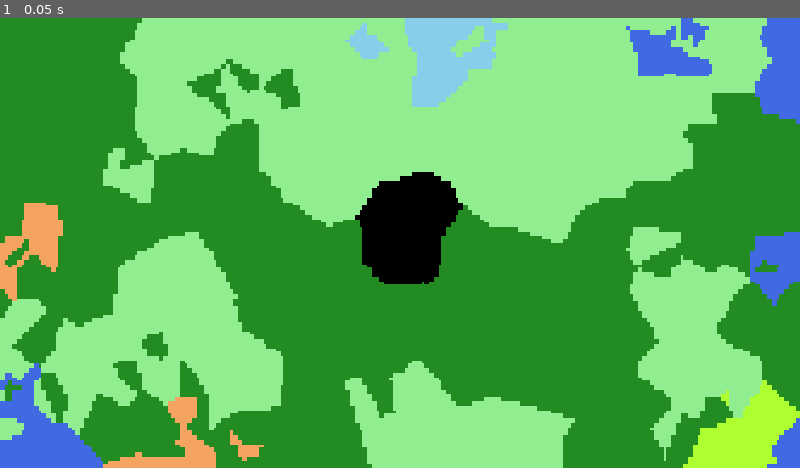
Above: before the commit, frame 1.
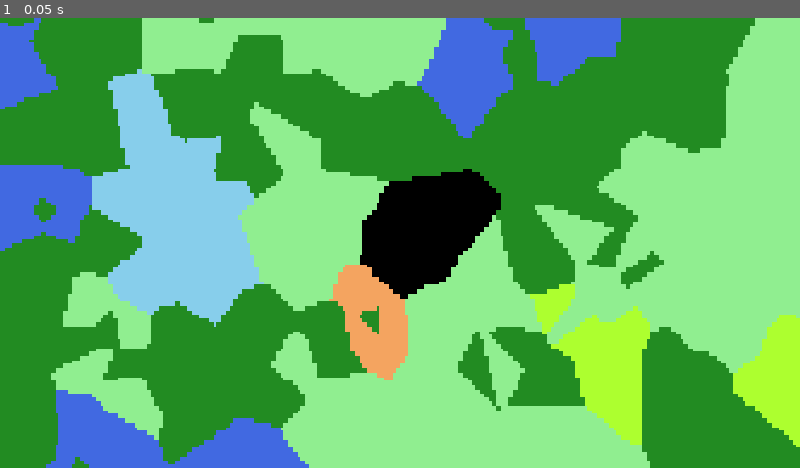
Above: after the commit, the same moment.

Repository: NathanBerglas/ROR-Testing
Game: Godot game, scene res://scenes/BiomeGen/BiomeGen.tscn
Same seed, same stepped clock (60 frames per second), same inputs: the game is played once before the commit and once after it. The project has no main scene, so this scene is started directly.
Inputs:
- Up to frame 1 (0.05 s): no input

The runs differ from the first frame. In frame 1, 67% of the frame differs, in the area x 0-100%, y 0-100%.

Commit message:
Added 1d and 2d poisson disk distribution. Optimized using chunks

Diff:
--- a/balancing/gen.json
+++ b/balancing/gen.json
@@ -1,4 +1,6 @@
 {
+	"x-resolution": 1920,
+	"x-resolution": 1080,
 	"features": [
 		{
 			"name": "origin",
--- a/scripts/NatesBiomeGen.gd
+++ b/scripts/NatesBiomeGen.gd
@@ -11,20 +11,129 @@
 @export var min_distance = 15 # Minimum distance one biome can be from another
 @export var gen_data = JSON
 
+const max_poisson_attempts_1d = 100
+const max_poisson_attempts_2d = 100
+const sphere_packing_constant = 0.8
+
+# FOR DEBUGGING
+#@export var target: PackedScene
+
 func _sigmoid(x):
 	var SIG_SCALE = 1./10. # Scales how fast sigmoid noramlizes
 	return (exp(SIG_SCALE*x) / (1. + exp(SIG_SCALE*x)))
 
+# 1 dimensional poisson disk distribution
+func _poisson_dd_1d(min, max, n: int, density):
+	var start_time = Time.get_ticks_usec()
+	var range = max-min
+	var min_distance = ceil(range/(n-2)) / density # The farthest each can get and still fit divided by density. If density >= 1, all can fit
+	var chunk_count = floor(range / min_distance)
+	var ending_remainder = (range / min_distance) - chunk_count
+
+	var points: PackedInt32Array
+	var chunks: Array[Array] = [] # Each point is placed in a chunk. Each chunk is exactly min_distance wide starting from min (stretches to max)
+	for c in chunk_count: # Initialize the array
+		chunks.push_back([])
+
+	for i in n: # For each point
+		for attempt in max_poisson_attempts_1d: # Cap number of attempts in case to prevent infinite loop
+			var sucess = true
+			var x = randi_range(min, max)
+			# Assign which chunk it is in
+			var chunk_id = min(floor(x / min_distance),chunk_count-1) # To not overrun
+			#if (max - x) <= ending_remainder : # If it's too close to the last chunk and the last one must be extended
+			#		chunk_id = chunk_count-1
+			if (chunk_id > 0): # If it's not in the first chunk
+				for p in chunks[chunk_id-1]: # Check for each point in the previous chunk
+					if (abs(p - x) < min_distance):
+						sucess = false # Then this point is too close to a previous point
+						break
+			if sucess: # If the point has failed, stop checking
+				for p in chunks[chunk_id]: #Check for each point in this chunk
+					if (abs(p - x) < min_distance):
+						sucess = false
+						break
+			if (sucess and chunk_id < (chunk_count-1)): # If it's not in the next chunk
+				for p in chunks[chunk_id+1]: #Check for each point in the previous chunk
+					if (abs(p - x) < min_distance):
+						sucess = false
+						break
+			if (sucess):
+				chunks[chunk_id].push_back(x)
+				points.push_back(x)
+				break
+			if (attempt == max_poisson_attempts_1d):
+				print("Timed out!")
+	#print(Time.get_ticks_usec() - start_time, " microseconds passed") # Debugging
+	return points
+
+# 1 dimensional poisson disk distribution
+func _poisson_dd_2d(top_left: Vector2, bottom_right: Vector2, n: int, density: float):
+	var start_time = Time.get_ticks_usec()
+	var range_x = bottom_right.x-top_left.x
+	var range_y = bottom_right.y-top_left.y
+	var min_distance = sqrt((range_x * range_y) / (n * PI * sphere_packing_constant))  # The farthest each can get and still fit divided by density. If density >= 1, all can fit
+	var chunk_count_x = floor(range_x / min_distance)
+	var chunk_count_y = floor(range_y / min_distance)
+	var ending_remainder_x = (range_x / min_distance) - chunk_count_x
+	var ending_remainder_y = (range_y / min_distance) - chunk_count_y
+
+	var points: PackedVector2Array
+	var chunks: Array # Each point is placed in a chunk. Each chunk is exactly min_distance_x wide starting from min (stretches to max)
+	for cx in chunk_count_x: # Initialize the array
+		chunks.push_back([])
+		for cy in chunk_count_y:
+			chunks[cx].push_back([])
+
+	for i in n: # For each point
+		for attempt in max_poisson_attempts_2d: # Cap number of attempts in case to prevent infinite loop
+			var sucess = true
+			var x = Vector2(randi_range(top_left.x, bottom_right.x),randi_range(top_left.y, bottom_right.y))
+			# FOR WORLD GEN ONLY!!
+			if (i == 0): # Put the first point in the centre!
+				x = Vector2(floor(range_x/2),floor(range_y/2))
+				chunks[min(floor(x.x / min_distance),chunk_count_x-1)][min(floor(x.y / min_distance),chunk_count_y-1)].push_back(x)
+				points.push_back(x)
+				break
+			# Assign which chunk it is in
+			var chunk_id_x = min(floor(x.x / min_distance),chunk_count_x-1) # To not overrun
+			var chunk_id_y = min(floor(x.y / min_distance),chunk_count_y-1)
+			for dx in range(-1,2):
+				for dy in range(-1,2):
+					var nx = chunk_id_x + dx
+					var ny = chunk_id_y + dy
+					if nx >= 0 and ny >= 0 and nx < chunk_count_x and ny < chunk_count_y:
+						for point in chunks[nx][ny]:
+							if point.distance_squared_to(x) < min_distance * min_distance:
+								sucess = false
+								break
+			if (sucess):
+				chunks[chunk_id_x][chunk_id_y].push_back(x)
+				points.push_back(x)
+				break
+			if (attempt == max_poisson_attempts_1d-1):
+				print("Timed out!")
+	#print(Time.get_ticks_usec() - start_time, " microseconds passed") # Debugging
+	return points
+
+#func _print_2d_points(points):
+#	for p in points:
+#		var instance = target.instantiate()
+#		instance.global_position = p
+#		add_child(instance)
+
 func _ready():
+	#var points = _poisson_dd_2d(Vector2(40,40), Vector2(1880,1040),200,1)
+	#print(points)
+	#_print_2d_points(points)
 	if Engine.is_editor_hint():
 		return
-	#_generate_mesh()
 	_generate_mesh_PC()
+
 #Hi Nate
 @export var regenerate: bool:
 	set(value):
 		if value:
-			#_generate_mesh()
 			_generate_mesh_PC()
 			regenerate = false  # reset the toggle
 
@@ -59,63 +168,38 @@
 		sub_occurences.append(feature["sub_occurences"])  # already an Array
 		sizes.append(feature["sizes"])  # already an Array
 
+	var number_of_features = 0
 	for f in features.size():
-		var placed = 0
-		while placed < occurences[f]:
-			var candidate: Vector2
-			if f == 0:
-				# Place the origin biome at a fixed location
-				candidate = Vector2(x_0, y_0)
-			else:
-				# Random candidate position within bounds
-				candidate = Vector2(randi_range(M_TopLeft.x, M_BottomRight.x), randi_range(M_TopLeft.y, M_BottomRight.y))
-
-			var valid = true
-			for existing in major_points:
-				var existing_pos = Vector2(existing.x, existing.y)
-				if candidate.distance_to(existing_pos) < min_distance:
-					valid = false
-					break
-
-			if valid:
-				points.append(Vector3(candidate.x, candidate.y, f))
-				major_points.append(Vector3(candidate.x, candidate.y, f))
-				placed += 1
-		#for occ in occurences[f]:
-		#	# Base point (either origin or random)
-		#	var root_point
-		#	if (f==0):
-		#		root_point = Vector2(x_0, y_0)
-		#	else:
-		#		root_point = Vector2(randi_range(M_TopLeft.x, M_BottomRight.x), randi_range(M_TopLeft.y, M_BottomRight.y))
-		#
-		#	points.append(Vector3(root_point.x, root_point.y, f))
-		#
+		number_of_features += occurences[f]
+	var point_coords = _poisson_dd_2d(Vector2(0,0), Vector2(COLS,ROWS), number_of_features, 1)
+	var p_index = 0
+
+	for f in features.size():
+		for occ in occurences[f]:
+			var occurence = point_coords[p_index]
+			points.append(Vector3(occurence.x, occurence.y, f))
+			p_index += 1
 			# Stack of [position, depth]
-				var stack: Array = [[candidate, 0]]
-
-				while stack.size() > 0:
-					var item = stack.pop_back()
-					var center = item[0]
-					var depth = item[1]
-
-					# Stop if we've reached max depth
-					if depth >= gen_depth[f]:
-						continue
-
-					var num_children = sub_occurences[f][depth]
-					var radius = sizes[f][depth]
-
-					for i in num_children:
-						# Random angle around the circle
-						var angle = randf_range(0, TAU)
-						var offset = Vector2(radius, 0).rotated(angle)
-						var new_point = center + offset
-						points.append(Vector3(round(new_point.x), round(new_point.y), f))
-
-						# Queue it up for the next depth layer
-						depth += 1
-						stack.append([new_point, depth])
+			var stack: Array = [[occurence, 0]]
+			while stack.size() > 0:
+				var item = stack.pop_back()
+				var center = item[0]
+				var depth = item[1]
+				# Stop if we've reached max depth
+				if depth >= gen_depth[f]:
+					continue
+				var num_children = sub_occurences[f][depth]
+				var radius = sizes[f][depth]
+				var angles = _poisson_dd_1d(0, floor(TAU*1000),num_children,1) # Multiplied by 1000 to be like an integer
+
+				for a in angles:
+					# Random angle around the circle
+					var offset = Vector2(radius, 0).rotated(a / 1000.)
+					var new_point = center + offset
+					points.append(Vector3(round(new_point.x), round(new_point.y), f))
+					# Queue it up for the next depth layer
+					depth += 1
+					stack.append([new_point, depth])
 
 	# Generates mesh
 	for row in ROWS:
@@ -150,12 +234,12 @@
 				color = Color.LIGHT_GREEN
 			elif (closest_feature.y == 3): # Lake
 				color = Color.ROYAL_BLUE
-			elif (closest_feature.y == 4): # Desert
-				color = Color.SANDY_BROWN
+			elif (closest_feature.y == 4): # Rainforest
+				color = Color.GREEN_YELLOW
 			elif (closest_feature.y == 5): # Tundra
 				color = Color.SKY_BLUE
-			elif (closest_feature.y == 6): # Rainforest
-				color = Color.GREEN_YELLOW
+			elif (closest_feature.y == 6): # Desert
+				color = Color.SANDY_BROWN
 
 			# FOR DEBUGGING
 			#if (closest_feature.x == 0): # Is on a point
@@ -172,10 +256,3 @@
 
 	mesh.add_surface_from_arrays(Mesh.PRIMITIVE_TRIANGLES, arrays)
 	self.mesh = mesh
-
-# Algorithm idea (Point & Circle division)
-# Start with a closed set M to be the set of all points on the map
-# For each feature, choose n random points, where n is a random number within a range decided per feature
-# Create circles centered on each point. Expand each circle until it intersects with a circle centered on a point from another feature
-# At the intersection of the circle, start a new curve that will trace the intersection of the circles as they continue to expand until all points in M are assigned
-# Every point within the curve of a feature is assigned to that biome
Not shown, added: scenes/BiomeGen/BiomeGen.tscn17003736699.tmp
